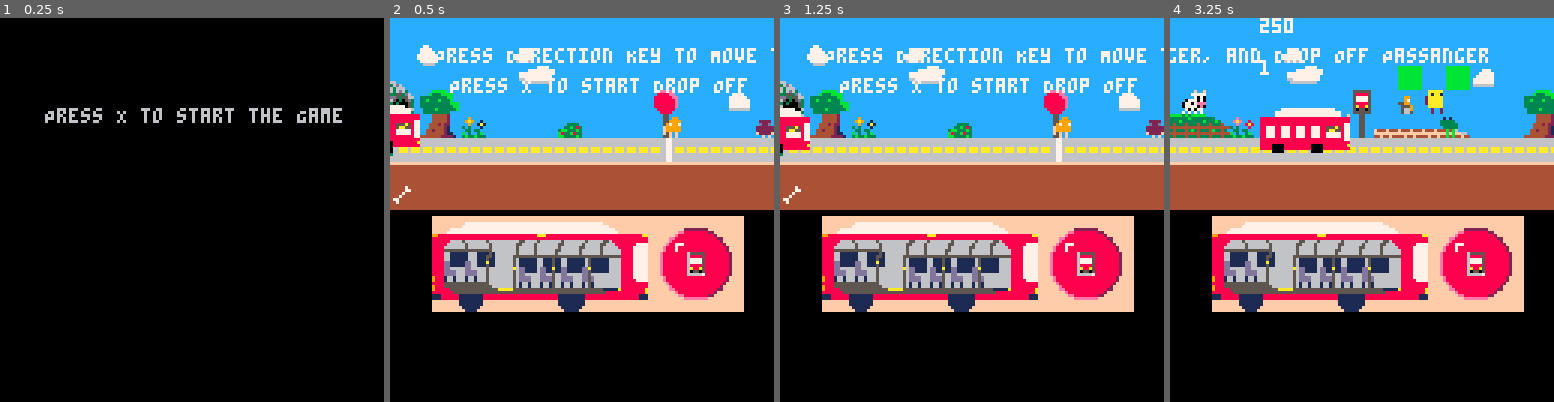
Above: before the commit, frames 1-4 (left to right).
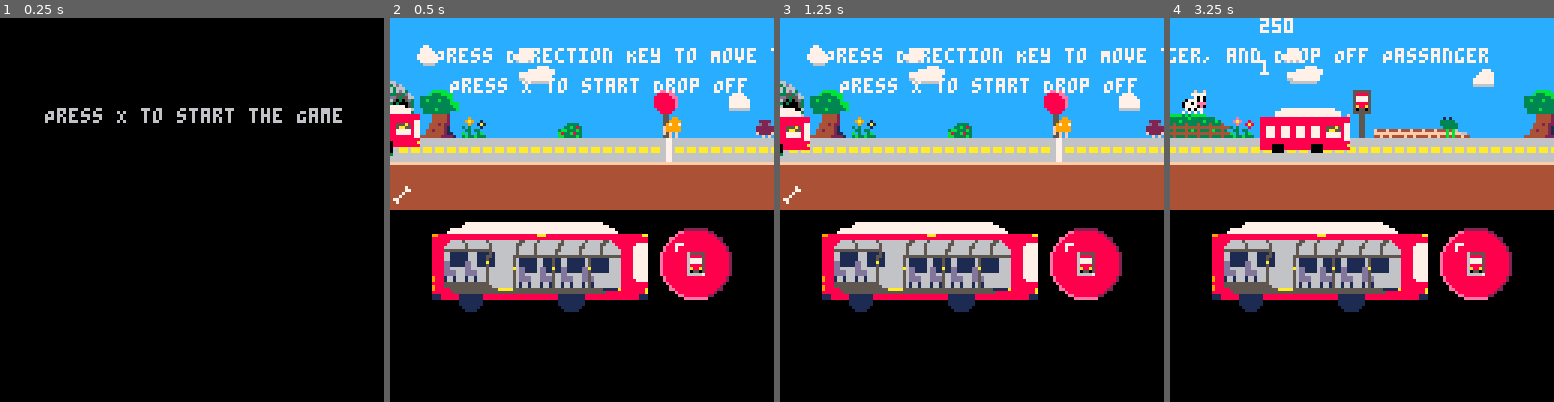
Above: after the commit, the same moments.

Repository: kellyyuweihu/CDM198_Project2
Game: PICO-8 cartridge choo choo.p8
Two runs of this game, one before a commit and one after it. Both use one fixed random seed, a clock stepped at 60 frames per second and the inputs below.
Inputs:
- Up to frame 1 (0.25 s): no input
- Up to frame 2 (0.5 s): tap X (X key) at 0.33 s
- Up to frame 3 (1.25 s): tap X (X key) at 1.07 s
- Up to frame 4 (3.25 s): hold Right 1.6-2.1 s; tap X (X key) at 1.85, 2.97 s; hold Up 2.15-2.42 s; hold Right 2.47-3.03 s; hold Left from 3.08 s (still down)

Frame 1 is identical in both runs. In frame 2, 6.2% of the frame differs, in the area x 10-93%, y 51-77%; in frame 3, 6.2%; in frame 4, 7.4%, in the area x 10-93%, y 12-77%.

Commit message:
final map
this map should be the final one, and have no red squares or anything else where it shouldn't be

Diff:
--- a/choo choo.p8
+++ b/choo choo.p8
@@ -520,6 +520,39 @@
 
 
 
+__map__
+0202020202020202020202020202020202020202020202020202028c8d020282830284959602020202020202020202020202020202020202020202020202020202020202020202020202020202020202020202020202020202020202020202020202020202020202020202020202020202020202020202020202020202020282
+02028e02020202020202020202028a020202020202020202029e029c9d02919293949581a602028a020202020202020202020202028c8d0202020202020202020202020202020202020202020202020202020202020202020202028c8d02020202020202028a0202020202020202020202020202028c8d020202020202029192
+af0202029f0202020202020202029a9b0202020202020202020202020202a1a2b3b3a58181b4029a9b0202020202020202020202029c9d0202020202028a0202020202020202020202028c8d0202020202020202020202028a02029c9d02020202020202029a9b02020202020202020202020202029c9d0202020202020292a2
+ae020202020202020202020202020202020f02020202020202a8a90202a1a2b3b3b3b5b68181b40202020202290202020202a8a9020202a8a9a8a902029a9b0fa8a902020202020202029c9d02020202020202a8a90202029a9b02020202a8a90202020202020202020202020202020f0202020202020202a8a9020202a1aaab
+bf2a0202020202020202020202020212021f1c1c1c1c1c1c2bb8b902b0b1b3b3b3b3b3a5818181b7020202021f3a02020202b8b902022ab8b9b8b9020202021fb8b91c1c1c1c1c2b0202020202020202020212b8b9020202020202020202b8b92a02020202020202020202120202021f1c1c2b2a02020202b8b90212b0b3babb
+be1010101010101010101010101010101010101010101010101010101010101010101010101010101010101010101010101010101010101010101010101010101010101010101010101010101010101010101010101010101010101010101010101010101010101010101010101010101010101010101010101010101010bcbd
+1111111111111111111111111111111111111111111111111111111111111111111111111111111111111111111111111111111111111111111111111111111111111111111111111111111111111111111111111111111111111111111111111111111111111111111111111111111111111111111111111111111111111111
+0101010101010101010101010101010101010101010101010101010101010101010101013901010101010101010101010101010101010101010101010101010101010101010101010101010101010101010101010101010101013901010101010101010101010101010101010101010101010101010101010101010101010101
+0202020202020202020202020202020202020202020202020202020202020202020202020202020202020202020202020202020202020202020202020202020202020202020202020202020202020202020202020202020202020202020202020202020202020202020202020202020202020202020202020202020202020202
+029e0202028a0202020202020202020288890202020202029e020202020202028a0202020202020202020202020202028a020202020202020202888902020202020202028283028502028c8d020202020202020202020202028f02020202020202020202028c8d02020202020202020202020202020202888902020202028283
+af020202029a9b020202020202020202989902020202020202020202020202029a9b0202020202028f020202020202029a9b02020202028a0202989902020202020202919293949596029c9d029e02a8a902020202020202020202020202020202020202029c9d0202020202020202029e020202020202989902020202029293
+aea8a902020202020202020e02029f0202020202020287023a028702870202020202020f020202020202a8a90202020202020e02020202020202020202020f020202a0a1a2b3b3a5a6a70202020287b8b9020f020202a8a902a8a90202a8a9020ea8a9a8a90202a8a9a8a9a8a90f02020202a8a90202020202020e0202a1aaab
+bfb8b93a020202120202021f020202020212020c86a3a3a3a3a3a3a3a3972a028b02871f1c1c1c2b0202b8b91202020202021f020202020202020202022a1f1c2b02b0b1b3b3b3b5b6b7020286a3a3a3a3971f1c2b02b8b93ab2b9028bb8b9021fb2b9b8b90202b8b9b2b9b8b91f1c1c1c2bb8b902023a0202021f02b0b3babb
+be1010101010101010101014101010101010101010101010101010101010101010101010101010101010101010101010101014101010101010101010101010101010101010101010101010101010101010101010101010101010101010101010141010101010101010101010101010101010101010101010101014101010bcbd
+1111111111111111111111111111111111111111111111111111111111111111111111111111111111111111111111111111111111111111111111111111111111111111111111111111111111111111111111111111111111111111111111111111111111111111111111111111111111111111111111111111111111111111
+3901010101010101010101010101010101010101010101010101010101010101010101010101010101010101010101010101010101010101010139010101010101010101010101010101010101010101010101010101010101010101010101010101010101010101010101010101010101010101010101010101010101013901
+020202020202020202020202020202020202020202020202020202020202020202020202020202020202020202020202020202020202020202020202020202e4e402020202020202020202020288890202020202020202e2e2020202020202020202020202e5f4d5d5d602020202020202020202020202020202028283028502
+0202020202020202028a02020202020202020202020202020202888902020202028f020202020202028a020202020202020202020202028c8d0202028e02c5d5d5c6020202f40202020202020298990202e302020202c9d9d9ea02020202028a0202020202f5d5d5f4e602020202020288890202020202020202919293949596
+af029f0202020202029a9b0202020202020202020202020202029899020202020202020202020202029a9b0202020202020202020202029c9d0202020202e5d5f4d60202020202f40202020202020202c7d7c8020202e9f4d9da02029e02029a9b02020202e5f4d5d5f6020202020202989902c7c7c802020202a1a2b3b3a5f3
+ae0202020f02020202020202a8a90202021e02020202020202a8a9020202020e020202020202020f02020202020202020202021e02020202020202a8a902e5d5d5e6022902020202020f020202020ef2f4d7d8020202f9d9f4ea020f02020202020e02a8a9e5d5d5f4c6a8a902020f02020202e7d7f4e802a0a1a2b3b3b3a4ab
+bf0202021f1c1c1c2b3a0202b2b90202021f0202022a3a2a2ab8b92a3a02021f020212020202021f1c1c1c1c2b0202020202021f02020212020202b2b92af5d4d5f6021f0202d402021f1c1c2b021f02f7d4e8120202e9d4d9fa2a1f1c1c1c2b021f12b2b9f5d5d4d5d6b8b902021f1c1c2b2af7d4d7f83ab0b1b3b3b3b3babb
+be1010101010101010101010101010101410101010101010101010101010101410101010101010101010101010101010101014101010101010101010101010101010101010101010101010101010141010101010101010101010101010101010101410101010101010101010101010101010101010101010101010101010bcbd
+1111111111111111111111111111111111111111111111111111111111111111111111111111111111111111111111111111111111111111111111111111111111111111111111111111111111111111111111111111111111111111111111111111111111111111111111111111111111111111111111111111111111111111
+0101010101010101010101010101010101010101010101010101013901010101010101010101010101010101010101010101010101010101010101010101010101010139010101010101010101010101010101010101010101010101010101010101010101010101010139010101010101010101010101010101010101010101
+02020202020202020202020202020202020202020202020202020202020202020202020202020202020202020202020202020202020202020202020202020202020202020202020202020202020202020202020202020202020202020202020200000000000000c0c1c1c1c1c1c1c40000000000000000000000000000000000
+02028c8d02020202020202020202028a0202020202020202020282839f850202020202028c8d0202020202029f02020202020202020202028a0202020202e202020202029e020202020202020202020202020202020202020202028a02020282000000000000c3c2c2c2c2c2c2c2c2d300000000000000000000000000000000
+af029c9d02020202020202020202029a9b020202020202029f91929394959602020202029c9d02020202020202028f0202020202020202029a9b020202c9d9ca0202020202020202a8a902020202020202020202020202020202029a9b8283a1000000000000c3c2c2c2c2c2c2c2c2d300000000000000000000000000000000
+ae02020202020202020202040202020202020f0202020202a0a1a2b3b3a5a6a7020202020202020202021e02020202020202020f020202020202020202e9d9f4ea020e022a028702b8b9870287020202020f0202020202020204020202a1aaab000000000000c3c2c2c2c2c2c2c2c2d300000000000000000000000000000000
+bf3a0202020202020202121f0202020202021f1c1c1c2b02b0b1b3b3b3b5b6b7020202020202020202021f02120202020202021f1c1c1c1c2b02020212f9d4d9fa021f86a3a3a3a3a3a3a3a3a3972a02021f1c1c1c2b0212021f0202b0b3babb000000000000c3c2c2c2c2c2c2c2c2d3000000404142434445464748494a4b4c
+be101010101010101010101438101010101010101010101010101010101010100310101010101010101410101010101010101010101010101010101010101010101014101010101010101010101010101010101010101010101038101010bcbd00000000000000d0d2d2d2d2d2d2d100000000505152535455565758595a5b5c
+111111111111111111111111111111111111111111111111111111111111111111111111111111111111111111111111111111111111111111111111111111111111111111111111111111111111111111111111111111111111111111111111000000000000e0000000000000000000000000606162636465666768696a6b6c
+01010101010101010101010101390101010101010101010101010101010101010101010101010101010101010101390101010101010101010101010101010101010101010101010101010101010101010101010101010101390101010101010100000000000000000000000000000000000000707172737475767778797a7b7c
 __map__
 0202020202020202020202020202020202020202020202020202028c8d020282830284959602020202020202020202020202020202020202020202020202020202020202020202020202020202020202020202020202020202020202020202020202020202020202020202020202020202020202020202020202020202020282
 02028e02020202020202020202028a020202020202020202029e029c9d02919293949581a602028a020202020202020202020202028c8d0202020202020202020202020202020202020202020202020202020202020202020202028c8d02020202020202028a0202020202020202020202020202028c8d020202020202029192
Not shown, changed: 32 lines of the sprite sheet (__gfx__) section of choo choo.p8
